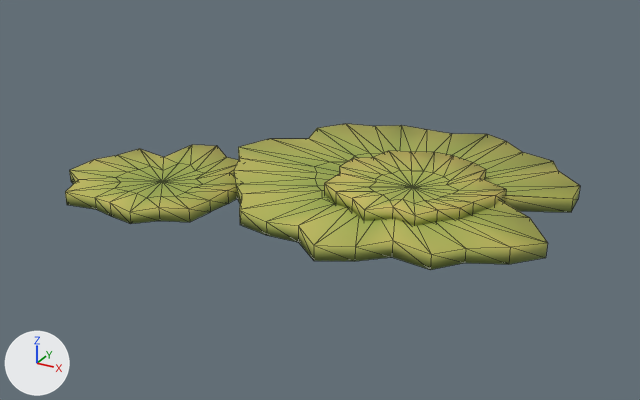
An edit to the glTF model public/assets/flora/lichen.lod1.glb, drawn before and after from the same camera.
One viewpoint serves both versions: a camera (50 mm lens) standing at (0.258, -0.596, 0.274) and looking at (-0.055, -0.027, -0.011). The lights are fixed; the arrows at lower left show +X, +Y and +Z. The first picture is the older version. Mesh edges are drawn as thin lines.

Script lines for the objects in view, before the commit:
```python
me_lichen_s1_lod1 = bpy.data.meshes.new('lichen_s1_lod1')
me_lichen_s1_lod1.from_pydata(...)  # 228 vertices, 444 faces; spans x -0.241..0.135, y -0.149..0.135, z -0.002..0.016
me_lichen_s1_lod1.materials.append(mat_lichen)
ob_lichen_s1_lod1 = bpy.data.objects.new('lichen_s1_lod1', me_lichen_s1_lod1)
ob_lichen_s1_lod1.location = (0.0, 0.0, 0.0)
```
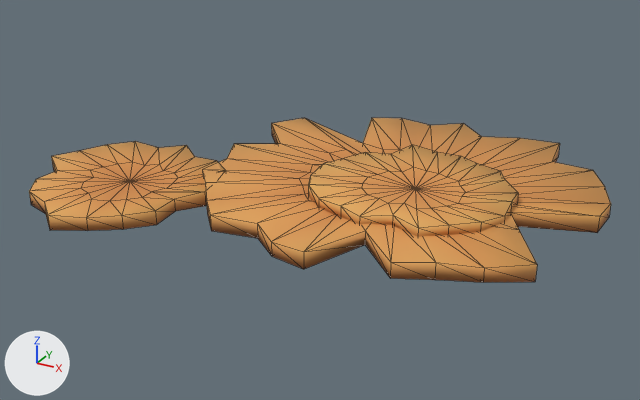
Location of each change, (x1, y1, x2, y2) in pixels of the pictures (640 x 400 px; the box of a moved part takes in the faces that stretch with it):
'lichen_s1_lod1', reshaped, recoloured (13% wider, 12% taller): before (65, 124, 580, 270); after (29, 118, 611, 282)
part 1 of me_lichen_s1_lod1, moved or reshaped: before (65, 124, 580, 270); after (29, 118, 611, 282)
part 2 of me_lichen_s1_lod1, recoloured: before (65, 124, 580, 269); after (29, 118, 611, 282)
part 3 of me_lichen_s1_lod1, recoloured: before (65, 151, 578, 270); after (29, 124, 609, 282)

The edits, one by one:
me_lichen_s1_lod1 is used by ob_lichen_s1_lod1; location (0.0, 0.0, 0.0).
me_lichen_s1_lod1 had 228 vertices, 444 faces and spanned x -0.241..0.135, y -0.149..0.135, z -0.002..0.016.
me_lichen_s1_lod1 now has 228 vertices, 444 faces and spans x -0.273..0.158, y -0.185..0.147, z -0.002..0.015.
me_lichen_s1_lod1 part 1: 225 of 228 vertices moved; they spanned x -0.241..0.135, y -0.149..0.135, z -0.002..0.016 and now span x -0.273..0.158, y -0.185..0.147, z -0.002..0.015; mean shift (-0.005, -0.004, 0.0); largest move (0.076, 0.0, 0.011) -> (0.156, 0.0, 0.011).
me_lichen_s1_lod1 part 2: 275 faces centred in x -0.24..0.13, y -0.148..0.13, z 0.004..0.014 are repainted in the vertex colours; the middle colour goes from yellow #c3c760 to orange #f2a95b.
me_lichen_s1_lod1 part 3: 169 faces centred in x -0.238..0.13, y -0.147..0.129, z -0.002..0.008 are repainted in the vertex colours; the middle colour goes from green #839b49 to orange #c87941.
